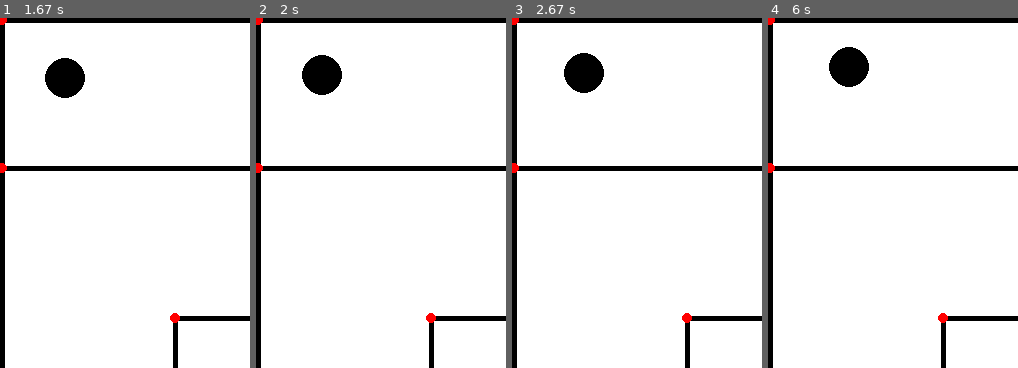
Above: before the commit, frames 1-4 (left to right).
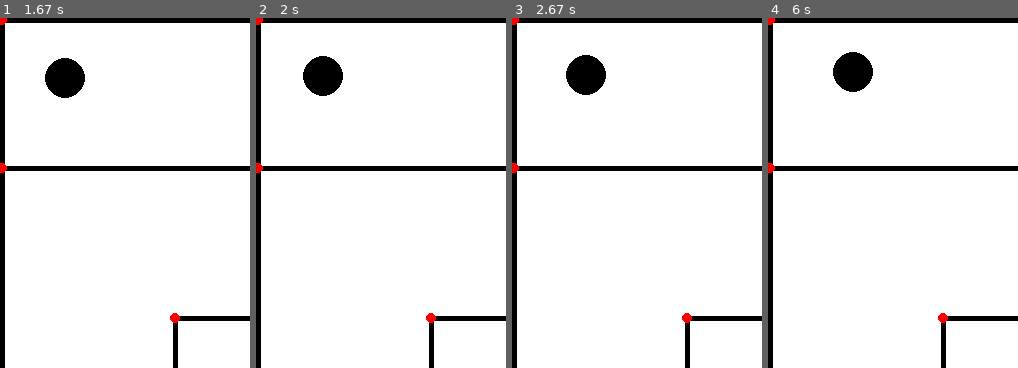
Above: after the commit, the same moments.

Repository: lukassanting/ARS_PSO_Assignment
Game: pygame game, started from Assignment_5/main.py
Same seed, same stepped clock (60 frames per second), same inputs: the game is played once before the commit and once after it.
Inputs:
- Up to frame 1 (1.67 s): tap X at 0.33 s; hold W 1.17-1.63 s
- Up to frame 2 (2 s): hold D from 1.67 s (still down)
- Up to frame 3 (2.67 s): release D at 2.13 s; hold A from 2.17 s (still down)
- Up to frame 4 (6 s): release A at 2.7 s; hold S 2.73-3.03 s; hold W 3.5-3.87 s; hold D 3.9-4.53 s; hold S 4.57-4.93 s; hold W from 5.97 s (still down)
The pictures show only the part of the screen within x 0-50%, y 0-50%; the shares and areas given below are measured in that part.

Frame 1 is identical in both runs. In frame 2, 0.1% of the frame differs, in the area x 18-35%, y 10-23%; in frame 3, 0.3%; in frame 4, 0.6%, in the area x 24-42%, y 8-22%.

Commit message:
Now includes walls and visualised beacons. Added a main file anda robot that can move to basic extent. TODO:  - add fn to draw line to show path of robot  - add kalman filter

Diff:
--- a/Assignment_5/main.py
+++ b/Assignment_5/main.py
@@ -50,7 +50,7 @@
               position=(60,60,0),
               distance_between_wheels=bot_radius*2,
               acceleration=10,
-              angular_acceleration=1,
+              angular_acceleration=0.5,
               FPS=FPS,
               current_time=0)
 
